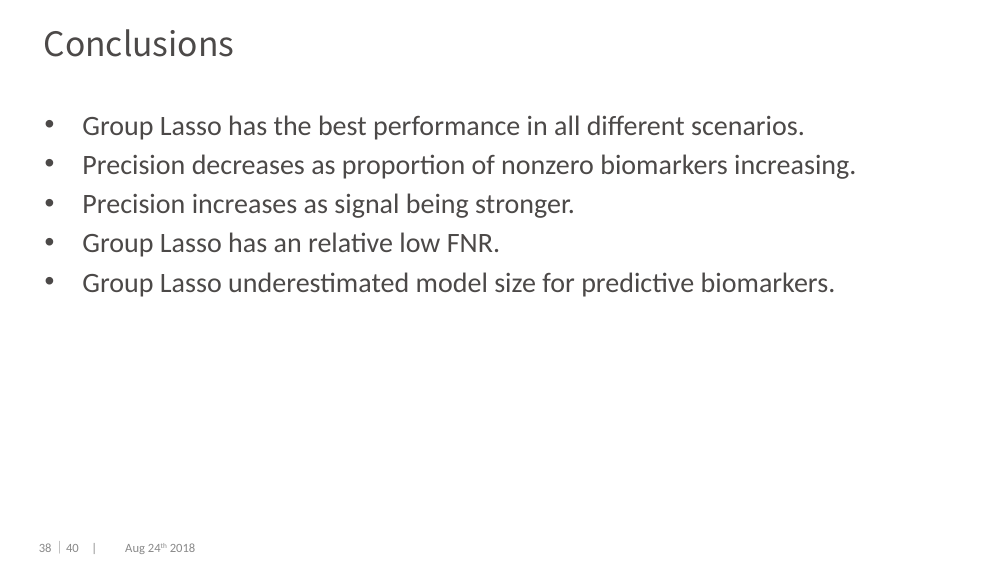
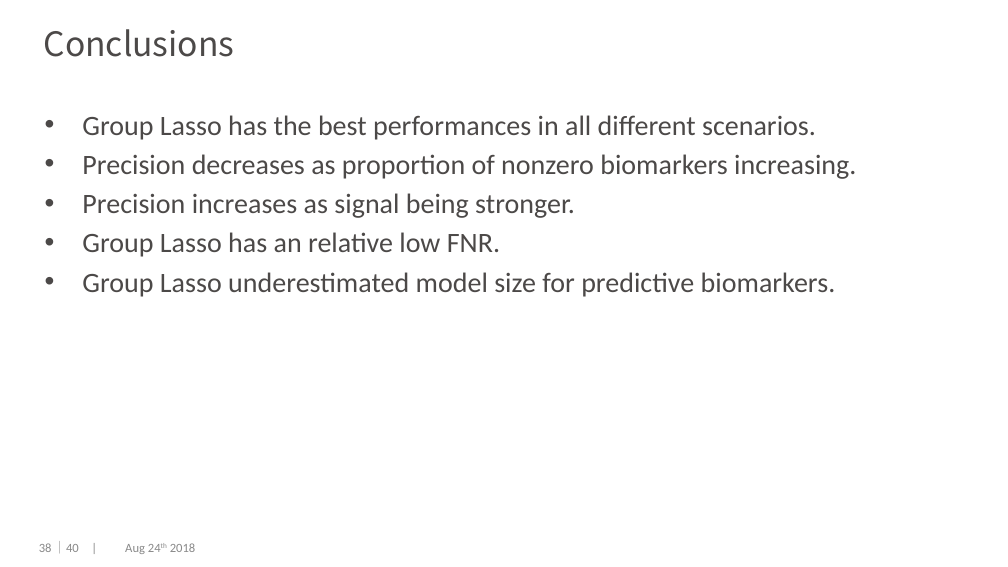
Before and after one commit to dengwx11/GroupLasso, a slide deck: slide 39 of manu & slides/Final.pptx. Drawn at 1008x567 pixels with LibreOffice and Linux fonts; fonts in the diff are those of the drawing; background and template pictures are left out. Boxes give left, top, right and bottom in pixels: in the first picture for what was removed or moved away, otherwise in the second. Text is boxed around its words. In the diff, an @@ line names an element or a change of style, - is before the commit and + after.

```diff
--- a/manu & slides/Final.pptx
+++ b/manu & slides/Final.pptx
@@ text at [82,115,816,140]: text changed @@
-• Group Lasso has the best performance in all different scenarios.
+• Group Lasso has the best performances in all different scenarios.
```
Also in this commit, not shown: 1 other slide changed.
